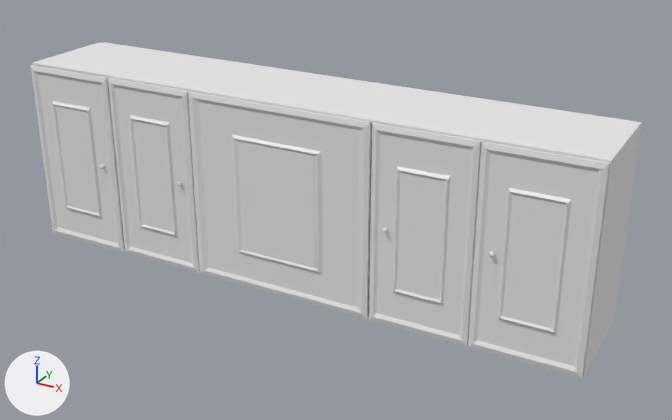
One commit to the Blender file PSMG_SS_2015_VGHS/Assets/3D/Bedroom/wardrobe.blend: the scene before it, then after it.
Rendered twice from a 50 mm lens placed at (8.58, -14.41, 8.91), pointed at (0.61, 0.08, 1.66). The axes (+X, +Y, +Z) are drawn at lower left. The lights are the same throughout.

Objects in the first picture: 'door_left', 'door_outter_left', 'door_outter_right', 'door_right', 'door_right.001', 'mirror', 'wardrobe'.
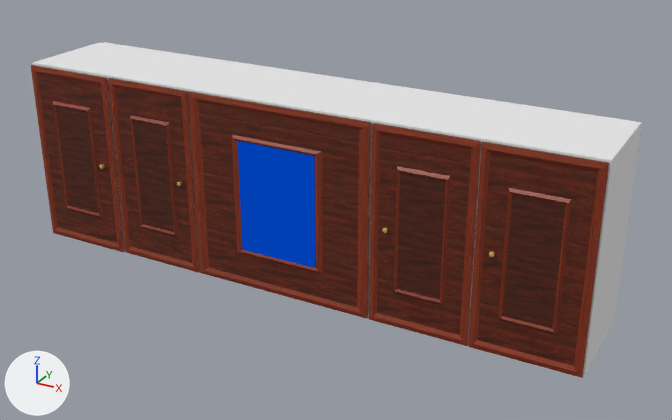
Location of each change, [x1, y1, x2, y2] in pixels of the pictures (672 x 420 px):
'door_outter_right', recoloured, surface changed (grey to red): [468, 141, 609, 378] in both
'door_right.001', recoloured, surface changed (grey to red): [188, 91, 371, 319] in both
'door_right', recoloured, surface changed (grey to red): [369, 123, 481, 346] in both
'door_left', recoloured (grey to red): [108, 78, 200, 273] in both
'door_outter_left', recoloured (grey to red): [31, 65, 125, 252] in both
'mirror', recoloured (grey to blue): [238, 141, 316, 268] in both

Edits to the bpy script that builds the scene:
```text
Add img_wardrobe_jpg:
    img_wardrobe_jpg = load_image('wardrobe.jpg', '../../../Blenderfiles/bedroom/textures/wardrobe.jpg', 3184, 2264, 'sRGB')
Add mat_material:
    mat_material = diffuse_material('Material')
    mat_material.base_color = (0.0, 0.087, 0.8)  # blue #0053e7
Add mat_wardrobe_jpg:
    mat_wardrobe_jpg = principled_material('wardrobe.jpg')
    mat_wardrobe_jpg.texture = img_wardrobe_jpg
Change me_cube_003:
    where me_cube_003.from_pydata(...)  # 76 vertices, 67 faces; spans x -0.06..1.94, y -3.52..2.13, z -2.01..-0.01
    add me_cube_003.materials.append(mat_wardrobe_jpg)  # picture img_wardrobe_jpg
Change me_cube_004:
    where me_cube_004.from_pydata(...)  # 76 vertices, 67 faces; spans x -0.01..1.99, y -4.66..1.0, z -2.01..-0.01
    add me_cube_004.materials.append(mat_wardrobe_jpg)  # picture img_wardrobe_jpg
Change me_cube_005:
    where me_cube_005.from_pydata(...)  # 76 vertices, 67 faces; spans x -0.05..1.95, y -5.43..0.22, z 0.01..2.01
    used by ob_door_right; location = (3.79, -1.01, 3.98); rotation_euler = (0.0, 3.142, 0.00414), in degrees (0, 180, 0.2); scale = (0.956, 0.0224, 1.89)
    me_cube_005 part 1: texture (UV) coordinates changed
    add me_cube_005.materials.append(mat_wardrobe_jpg)  # picture img_wardrobe_jpg
Change me_cube_006:
    where me_cube_006.from_pydata(...)  # 76 vertices, 67 faces; spans x -0.01..1.99, y -4.71..0.94, z 0.01..2.01
    used by ob_door_outter_right; location = (5.86, -1.03, 3.97); rotation_euler = (0.0, 3.142, 0.00431), in degrees (0, 180, 0.2); scale = (1.0, 0.0224, 1.89)
    me_cube_006 part 2: texture (UV) coordinates changed
    add me_cube_006.materials.append(mat_wardrobe_jpg)  # picture img_wardrobe_jpg
Change me_cube_007:
    where me_cube_007.from_pydata(...)  # 28 vertices, 26 faces; spans x -0.99..1.01, y -2.43..1.0, z -1.0..1.0
    used by ob_door_right_001; location = (0.01, -1.03, 2.07); rotation_euler = (0.0, 3.142, 0.0), in degrees (0, 180, 0); scale = (1.89, 0.0224, 1.89)
    me_cube_007 part 3: texture (UV) coordinates changed
    add me_cube_007.materials.append(mat_wardrobe_jpg)  # picture img_wardrobe_jpg
Change me_cube_008:
    where me_cube_008.from_pydata(...)  # 4 vertices, 1 face; spans x -0.423..0.44, y 59.487, z -0.587..0.587
    add me_cube_008.materials.append(mat_material)  # blue #0053e7
```
